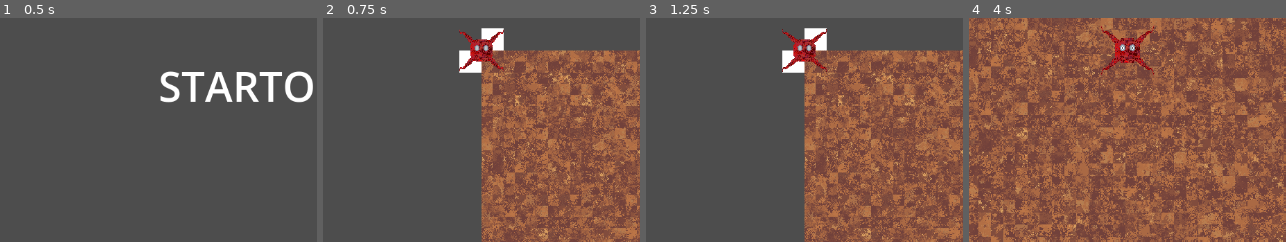
Above: before the commit, frames 1-4 (left to right).
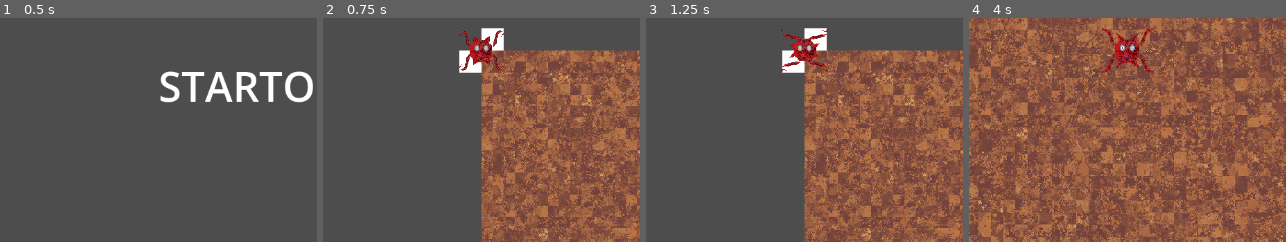
Above: after the commit, the same moments.

Repository: DennisFan11/Startory
Game: Godot game, scene res://main_ctrl.tscn
The game is run twice, just before and just after one commit, with the same random seed, the same clock (stepped at 60 frames per second) and the same inputs.
Inputs (mouse positions are % of the whole screen's width and height, from its top left):
- Up to frame 1 (0.5 s): no input
- Up to frame 2 (0.75 s): click "start" at 0.5 s
- Up to frame 3 (1.25 s): no input
- Up to frame 4 (4 s): move the mouse to (65, 45) at 1.27 s; hold D (right) 1.28-2.03 s; hold Right mouse button (aim) 1.28-2.03 s; move the mouse to (12, 55) at 2.02 s; hold S (down) 2.03-2.78 s; tap Shift (shift) at 2.1 s; move the mouse to (50, 28) at 2.77 s; press the mouse at (50, 28) at 2.78 s; hold D (right) 2.78-3.53 s; move the mouse to (31, 70) at 3.52 s; release the mouse at (31, 70) at 3.53 s; hold W (up) from 3.53 s (still down); tap Mouse wheel up (zoom_in) at 3.6 s
The pictures show only the part of the screen within x 12-62%, y 43-93%; the shares and areas given below are measured in that part.

Frame 1 is identical in both runs. In frame 2, 0.8% of the frame differs, in the area x 42-58%, y 4-25%; in frame 3, 0.7%; in frame 4, 0.9%, in the area x 41-59%, y 3-26%.

Commit message:
player_body_shader

Diff:
--- a/scenes/player_body.gd
+++ b/scenes/player_body.gd
@@ -13,11 +13,11 @@
 	$body/leg4.scale = $body/leg.scale
 
 	$body/leg2.position = Vector2(origin.x*-1,origin.y) #左下
-	$body/leg2.scale.x*=-1
+	$body/leg2.scale.x *=-1
 	$body/leg3.position = Vector2(origin.x,origin.y*-1) #右上
-	$body/leg3.scale.y*=-1
+	$body/leg3.scale.y *=-1
 	$body/leg4.position = Vector2(origin.x*-1,origin.y*-1)#左上
-	$body/leg4.scale*=-1
+	$body/leg4.scale *=-1
 
 
 
--- a/scenes/player_body.tscn
+++ b/scenes/player_body.tscn
@@ -1,11 +1,19 @@
-[gd_scene load_steps=5 format=3 uid="uid://b6bokd2ep457s"]
+[gd_scene load_steps=7 format=3 uid="uid://b6bokd2ep457s"]
 
 [ext_resource type="Texture2D" uid="uid://ywficry6q3x0" path="res://asset_lib/sprites/body.png" id="1_6hqea"]
 [ext_resource type="PackedScene" uid="uid://cyibugd1tm4ah" path="res://scenes/player_body/leg.tscn" id="1_7nuvr"]
 [ext_resource type="Script" path="res://scenes/player_body.gd" id="1_icq07"]
+[ext_resource type="Shader" path="res://scenes/player_body/body_shader.gdshader" id="3_bfl0i"]
 
 [sub_resource type="CircleShape2D" id="CircleShape2D_jgudl"]
 radius = 16.0
+
+[sub_resource type="ShaderMaterial" id="ShaderMaterial_jdt0h"]
+shader = ExtResource("3_bfl0i")
+shader_parameter/wave_h = 0.05
+shader_parameter/wave_w = 0.75
+shader_parameter/wave_s = 6.0
+shader_parameter/center = Vector2(0.5, 0.5)
 
 [node name="player_body" type="Node2D"]
 script = ExtResource("1_icq07")
@@ -31,4 +39,6 @@
 scale = Vector2(-0.615385, -0.667565)
 
 [node name="body" type="Sprite2D" parent="body"]
+texture_repeat = 2
+material = SubResource("ShaderMaterial_jdt0h")
 texture = ExtResource("1_6hqea")
--- /dev/null
+++ b/scenes/player_body/body_shader.gdshader
@@ -0,0 +1,19 @@
+shader_type canvas_item;
+
+uniform float wave_h = 0.05; //擺幅
+uniform float wave_w = 0.75; //波長
+uniform float wave_s = 6.0; //波速
+
+uniform vec2 center = vec2(0.5, 0.5);
+
+
+void fragment() {
+	vec2 vector = vec2(UV - center);
+	float distToCenter = length(vector);
+	float angle = normalize(vector).x - normalize(vector).y;
+
+	vec2 uv = UV;
+	float wave = sin((TIME*wave_s+angle)/wave_w)*wave_h;
+	uv += vec2(wave, wave)*vector;
+	COLOR = texture(TEXTURE, uv);
+}
--- a/scenes/player_body/leg.gd
+++ b/scenes/player_body/leg.gd
@@ -1,32 +1,7 @@
 @tool
 extends Path2D
 func _ready():
-	$blood_meat.position=Vector2(0,0)
-var time=0
-
-
-@export var 擺幅:float = 1
-@export var 波長 = 2
-@export var 波速 = 1
-
-@export var 擺幅2:float = 1
-@export var 波長2 = 2
-@export var 波速2 = 1
-
+	$blood_meat.position = Vector2(0,0)
+	$blood_meat.points = curve.get_baked_points()
 func _process(delta):
-	time= time+delta
-	var points = curve.get_baked_points()
-	var save = curve.get_baked_points()
-	var dist = 0
-	for i in range(points.size()):
-		dist+=(points[i]-points[i-1]).length()
-		var angle
-		if i != points.size()-1:
-			angle=(points[i+1] - points[i]).normalized().rotated(PI/2)
-		else:
-			angle=(points[i] - points[i-1]).normalized().rotated(PI/2)
-		var wave1 = (sin((time*波速+dist)/波長)*擺幅) * angle
-		var wave2 = (sin((time*波速2+dist)/波長2)*擺幅2) * angle
-		save[i]+=wave1
-		save[i]+=wave2
-	$blood_meat.points = save
+	$blood_meat.points = curve.get_baked_points()
--- a/scenes/player_body/leg.tscn
+++ b/scenes/player_body/leg.tscn
@@ -1,34 +1,36 @@
-[gd_scene load_steps=5 format=3 uid="uid://cyibugd1tm4ah"]
+[gd_scene load_steps=7 format=3 uid="uid://cyibugd1tm4ah"]
 
 [ext_resource type="Script" path="res://scenes/player_body/leg.gd" id="1_chhyq"]
+[ext_resource type="Shader" path="res://scenes/player_body/leg_shader.gdshader" id="2_2iava"]
 [ext_resource type="Texture2D" uid="uid://c7fptoa2st1lw" path="res://asset_lib/sprites/blood_meat.png" id="2_584q6"]
 
 [sub_resource type="Curve2D" id="Curve2D_jt0by"]
 _data = {
-"points": PackedVector2Array(-4.48485, -3.70376, 4.48485, 3.70376, 0, 0, -4.10522, -0.249339, 4.10522, 0.249339, 22.75, 17.9758, -1.67376, -6.62287, 1.67376, 6.62287, 29.25, 20.9717, -0.627551, -5.14309, 0.627551, 5.14309, 30.875, 29.9596)
+"points": PackedVector2Array(-4.48485, -3.70376, 4.48485, 3.70376, 0, 0, -4.10522, -0.249339, 4.10522, 0.249339, 22.75, 17.9758, -0.763069, -1.71838, 0.763069, 1.71838, 29.25, 20.9717, -0.14824, -2.93386, 0.14824, 2.93386, 30.875, 29.9596)
 }
 point_count = 4
 
+[sub_resource type="ShaderMaterial" id="ShaderMaterial_rw30f"]
+shader = ExtResource("2_2iava")
+shader_parameter/wave_h = 0.5
+shader_parameter/wave_w = 10.0
+shader_parameter/wave_s = 60.0
+
 [sub_resource type="Curve" id="Curve_ro34f"]
-_data = [Vector2(0, 1), 0.0, 0.0, 0, 0, Vector2(0.365979, 0.663158), 0.0, 0.0, 0, 0, Vector2(0.938144, 0.115789), 0.249037, 0.249037, 0, 0, Vector2(1, 0), 0.0, 0.0, 0, 0]
+_data = [Vector2(0, 1), 0.0, 0.0, 0, 0, Vector2(0.365979, 0.663158), 0.0, 0.0, 0, 0, Vector2(0.64433, 0.452632), -0.600619, -0.600619, 0, 0, Vector2(1, 0), 0.0, 0.0, 0, 0]
 point_count = 4
 
 [node name="leg" type="Path2D"]
 scale = Vector2(0.615385, 0.667565)
 curve = SubResource("Curve2D_jt0by")
 script = ExtResource("1_chhyq")
-"擺幅" = 0.5
-"波長" = 10
-"波速" = 60
-"擺幅2" = 1.5
-"波長2" = 80
-"波速2" = 90
 
 [node name="blood_meat" type="Line2D" parent="."]
 show_behind_parent = true
 texture_repeat = 2
-points = PackedVector2Array(-0.714332, 0.82047, 1.48047, 2.50621, 4.41803, 4.83467, 7.82604, 7.54428, 11.4231, 10.3954, 14.9391, 13.1435, 18.1359, 15.5167, 20.8024, 17.2134, 22.7398, 17.9282, 26.8706, 17.1085, 29.0695, 21.017, 29.8365, 24.5072, 30.1253, 26.0558, 30.4818, 30.0016)
-width = 15.0
+material = SubResource("ShaderMaterial_rw30f")
+points = PackedVector2Array(0, 0, 2.0968, 1.82556, 4.86944, 4.33618, 8.08669, 7.24954, 11.5174, 10.2833, 14.9302, 13.1551, 18.0941, 15.5827, 20.7778, 17.2837, 22.75, 17.9758, 27.2533, 18.9229, 29.25, 20.9717, 30.2931, 25.0098, 30.875, 29.9596)
+width = 33.0
 width_curve = SubResource("Curve_ro34f")
 texture = ExtResource("2_584q6")
 texture_mode = 1
--- /dev/null
+++ b/scenes/player_body/leg_shader.gdshader
@@ -0,0 +1,13 @@
+shader_type canvas_item;
+
+uniform float wave_h = 0.05; //擺幅
+uniform float wave_w = 0.75; //波長
+uniform float wave_s = 6.0; //波速
+
+
+void fragment() {
+	vec2 uv = UV;
+	float wave = sin((TIME*wave_s+uv.x)/wave_w)*wave_h*(uv.x*2.0);
+	uv.y += wave;
+	COLOR = texture(TEXTURE, uv);
+}
Binary file changed: asset_lib/sprites/blood_meat.aseprite
Binary file changed: asset_lib/sprites/blood_meat.png
Binary file changed: asset_lib/sprites/body.png
